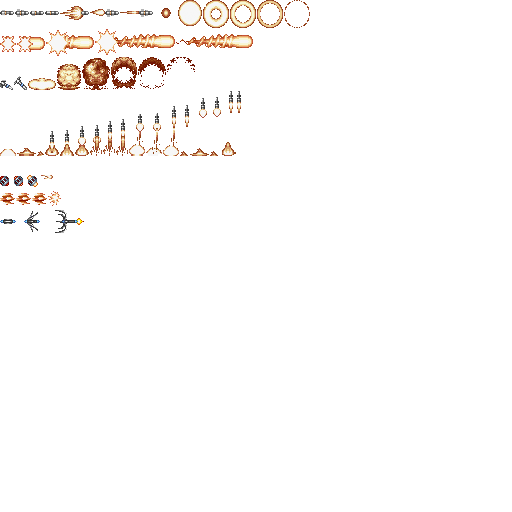
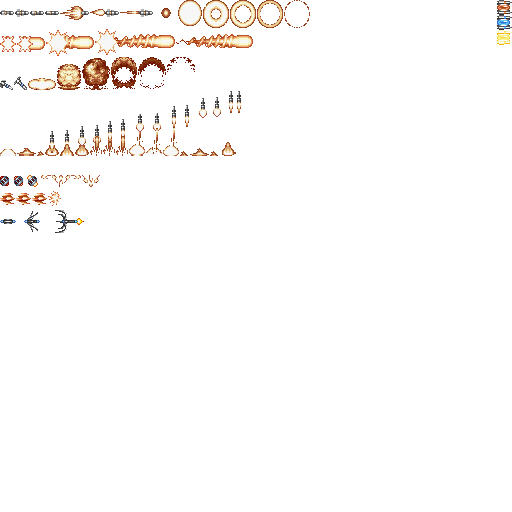
Before/after of a 512px x 512px layered artwork. What changed in the layer stack:
added layer "Layer 27" in group "Falcon" over left=497, top=0, right=512, bottom=45
added layer "Layer 26 copy 2" in group "Falcon" over left=82, top=175, right=88, bottom=183
added layer "Layer 26 copy" in group "Falcon" over left=64, top=175, right=70, bottom=183
added layer "Layer 26 copy 3" in group "Falcon" over left=94, top=175, right=100, bottom=183
added layer "Layer 26" in group "Falcon" over left=52, top=175, right=58, bottom=183
added layer "Layer 25 copy" in group "Falcon" over left=71, top=175, right=81, bottom=179
renamed "Layer 23" to "Layer 25", painted on it over left=41, top=175, right=53, bottom=179
added layer "Layer 24 copy" in group "Falcon" over left=89, top=175, right=93, bottom=187
added layer "Layer 24" in group "Falcon" over left=59, top=175, right=63, bottom=187
